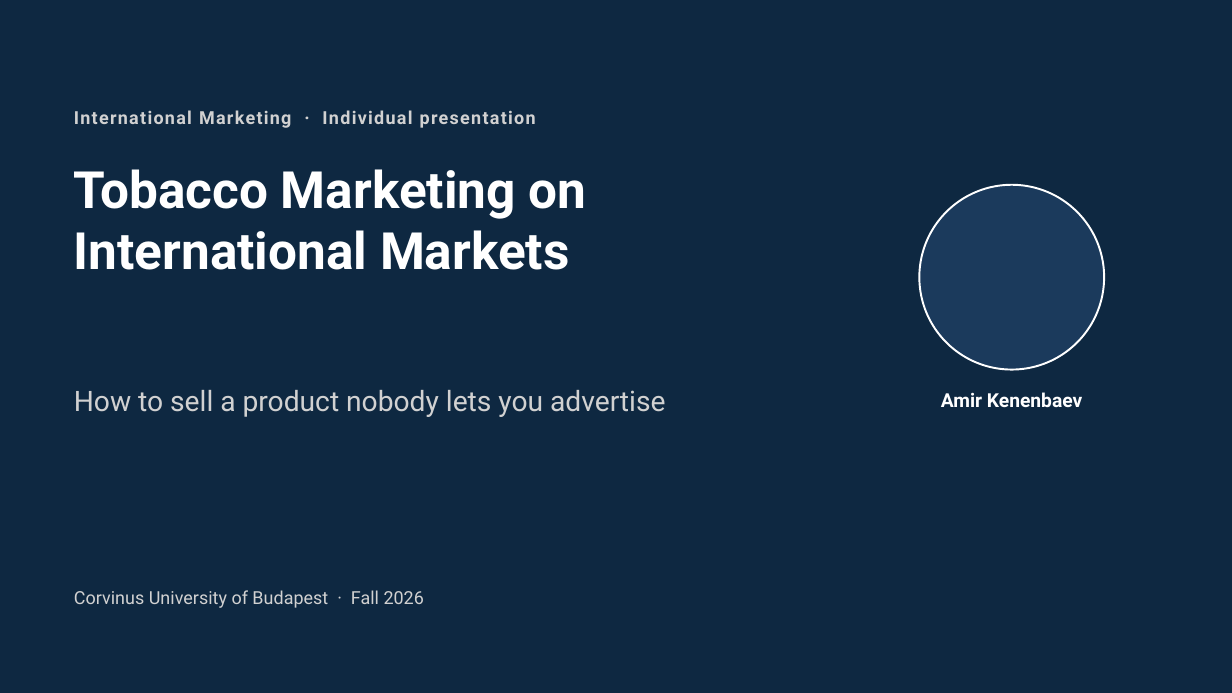
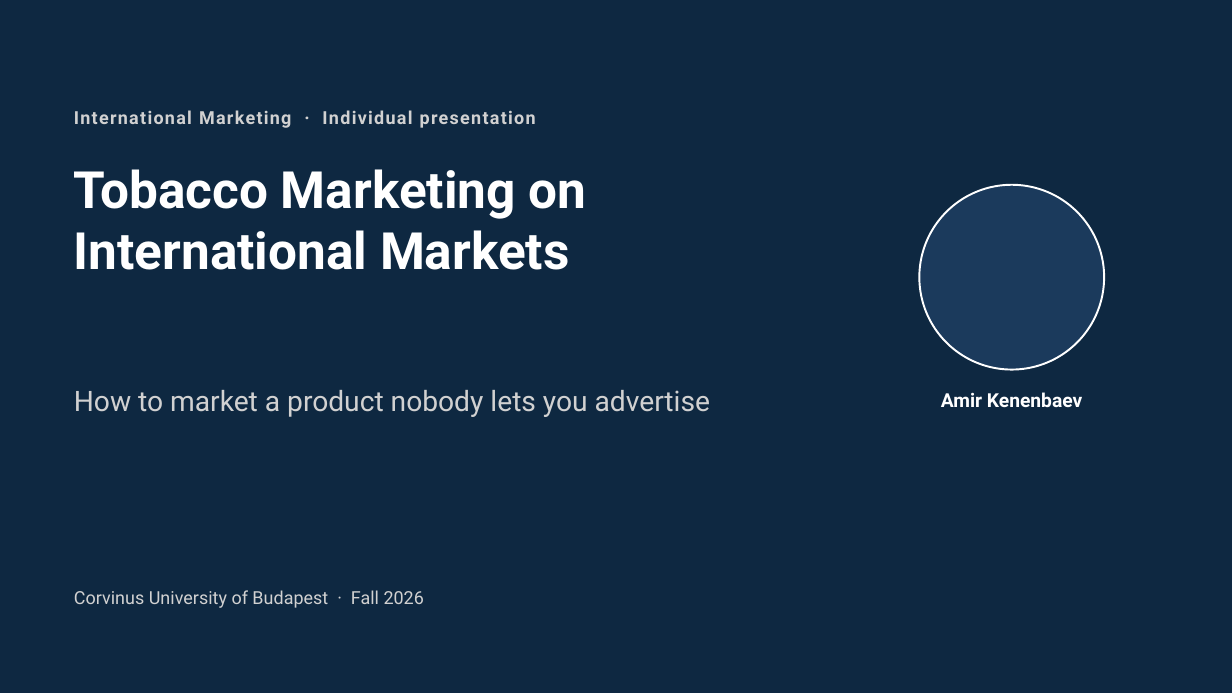
Before and after one commit to untitl333d/-frontend-slides, a slide deck: slide 1 of presentations/tobacco-marketing/Tobacco_Marketing_International_Markets.pptx. Drawn at 1232x693 pixels with LibreOffice and Linux fonts; fonts in the diff are those of the drawing. Boxes give left, top, right and bottom in pixels: in the first picture for what was removed or moved away, otherwise in the second. Text is boxed around its words. In the diff, an @@ line names an element or a change of style, - is before the commit and + after.

```diff
--- a/presentations/tobacco-marketing/Tobacco_Marketing_International_Markets.pptx
+++ b/presentations/tobacco-marketing/Tobacco_Marketing_International_Markets.pptx
@@ text at box(74, 390, 710, 417): text changed @@
-How to sell a product nobody lets you advertise
+How to market a product nobody lets you advertise
```
Also in this commit, not shown: 8 other slides changed, 1 slide added, 1 slide removed, 2 other files.
